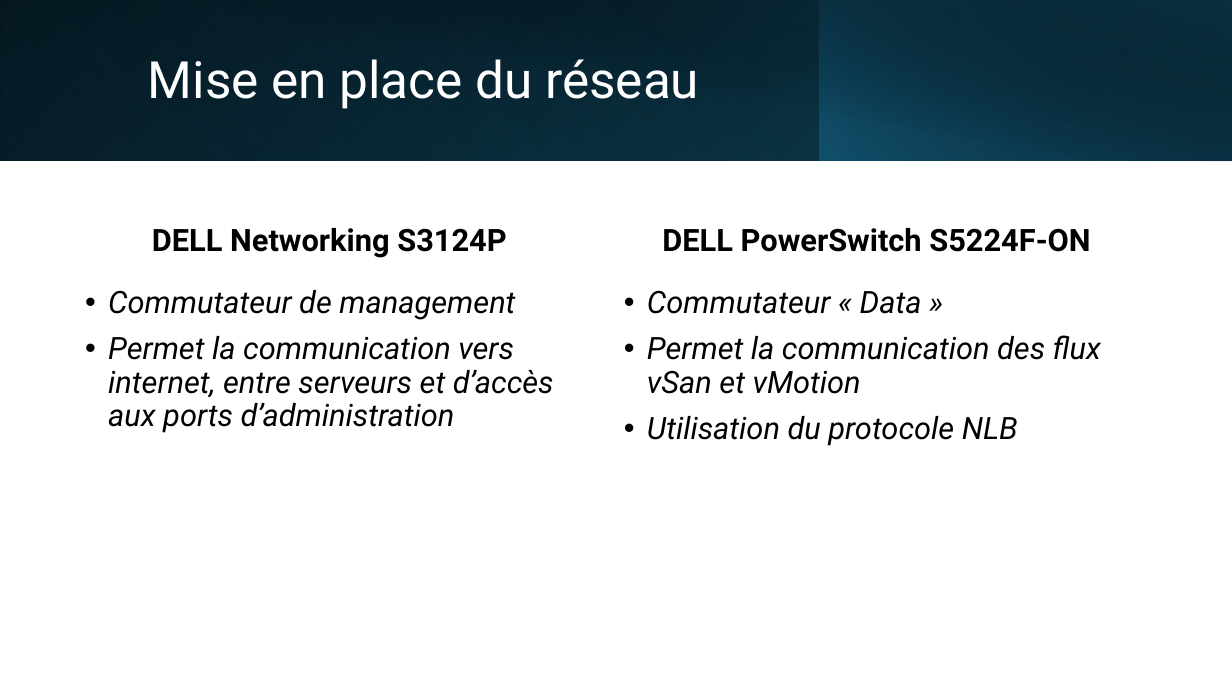
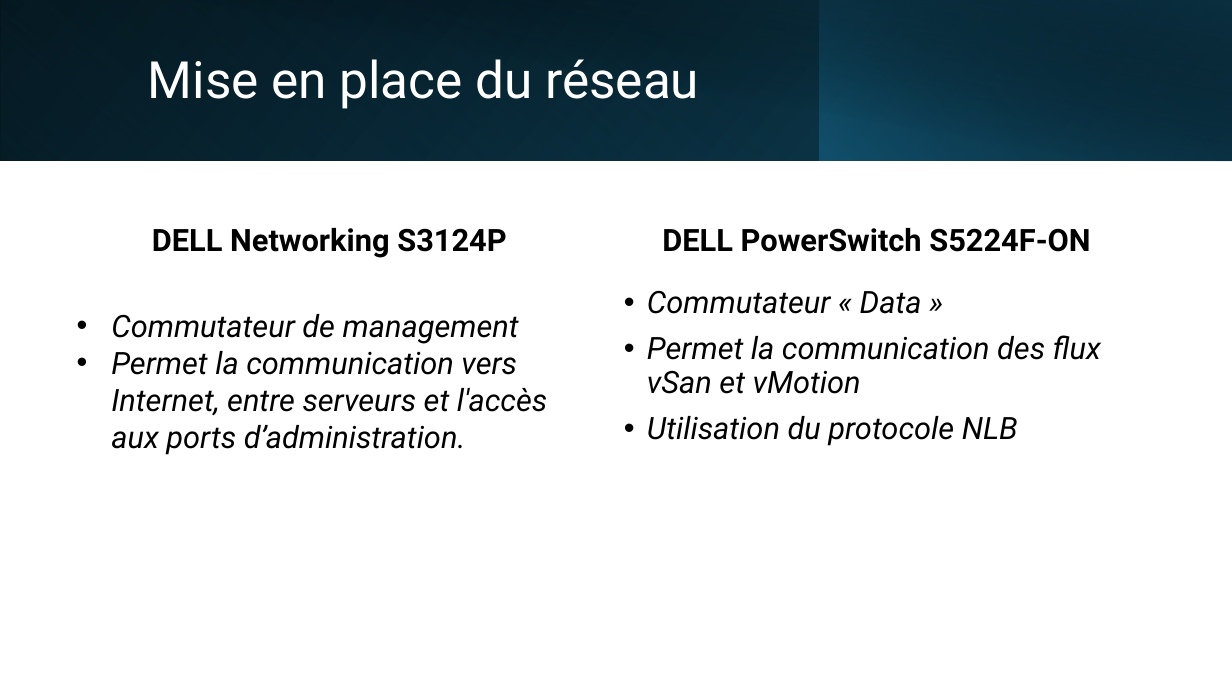
Before and after one commit to Vinc1347900/Stage_Henallux, a slide deck: slide 19 of TFE/DHAIMI_Vincent_PP_TFE.pptx. Drawn at 1232x693 pixels with LibreOffice and Linux fonts; fonts in the diff are those of the drawing. Boxes give left, top, right and bottom in pixels: in the first picture for what was removed or moved away, otherwise in the second. Text is boxed around its words. In the diff, an @@ line names an element or a change of style, - is before the commit and + after.

```diff
--- a/TFE/DHAIMI_Vincent_PP_TFE.pptx
+++ b/TFE/DHAIMI_Vincent_PP_TFE.pptx
@@ text "Commutateur de management": place and size @@
-text "Commutateur de management" at bbox=[108, 290, 554, 433]
+text "Commutateur de management" at bbox=[111, 314, 547, 455]
@@ text "Commutateur de management" at bbox=[111, 314, 547, 455]: vertical alignment top to middle @@
@@ text at bbox=[111, 314, 519, 344]: indent changed; line spacing 0.9 to 1.5; less space between paragraphs @@
@@ text at bbox=[111, 351, 547, 455]: text changed @@
-• Permet la communication vers internet, entre serveurs et d’accès aux ports d’administration
+• Permet la communication vers Internet, entre serveurs et l'accès aux ports d’administration.
```
Also in this commit, not shown: 15 other slides changed, 4 other files.
